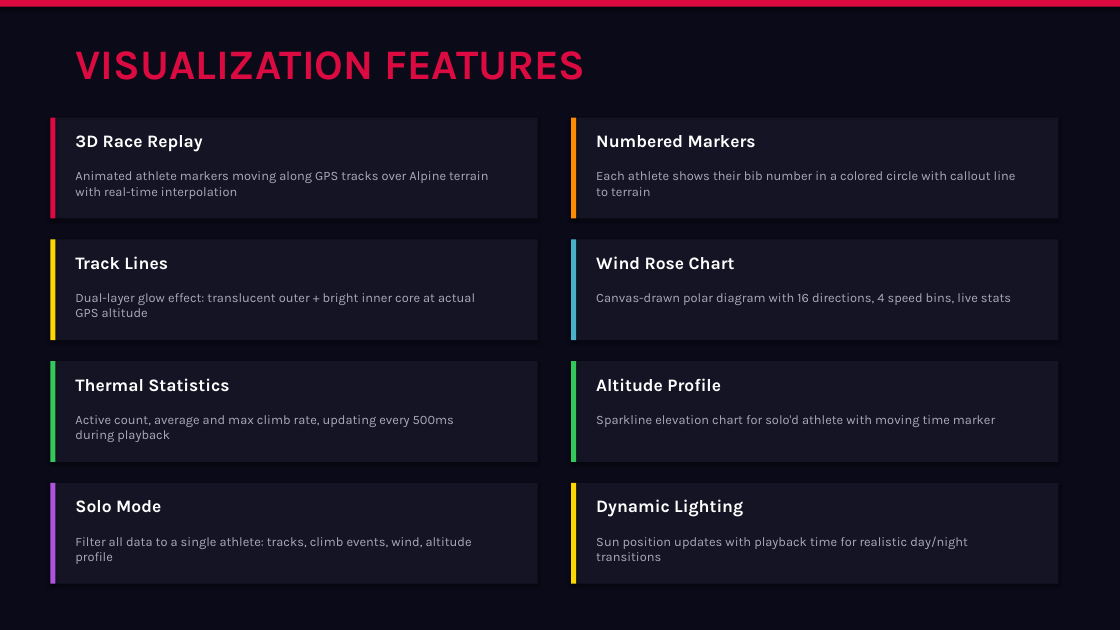
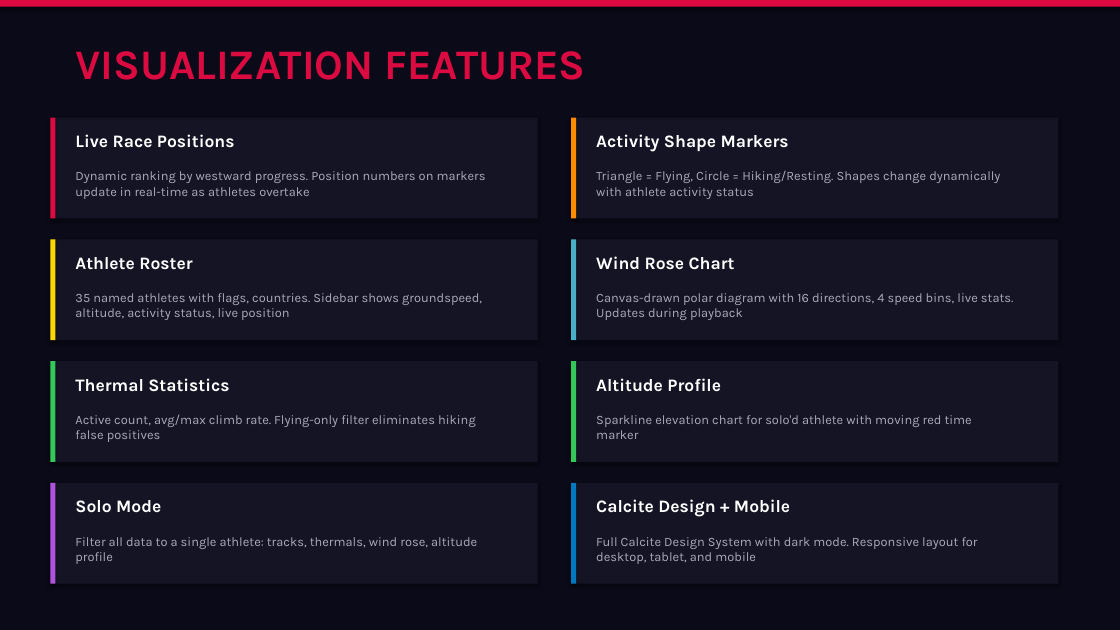
Before and after one commit to garridolecca/redbull-xalps-3d, a slide deck: slide 6 of RedBull_XAlps_2025_Dashboard.pptx. Drawn at 1120x630 pixels with LibreOffice and Linux fonts; fonts in the diff are those of the drawing. Boxes give left, top, right and bottom in pixels: in the first picture for what was removed or moved away, otherwise in the second. Text is boxed around its words. In the diff, an @@ line names an element or a change of style, - is before the commit and + after.

```diff
--- a/RedBull_XAlps_2025_Dashboard.pptx
+++ b/RedBull_XAlps_2025_Dashboard.pptx
@@ text at (75, 134, 235, 148): text changed @@
-3D Race Replay
+Live Race Positions
@@ text at (596, 134, 789, 152): text changed @@
-Numbered Markers
+Activity Shape Markers
@@ text at (75, 171, 486, 199): text changed @@
-Animated athlete markers moving along GPS tracks over Alpine terrain with real-time interpolation
+Dynamic ranking by westward progress. Position numbers on markers update in real-time as athletes overtake
@@ text at (596, 171, 1000, 199): text changed @@
-Each athlete shows their bib number in a colored circle with callout line to terrain
+Triangle = Flying, Circle = Hiking/Resting. Shapes change dynamically with athlete activity status
@@ text at (75, 257, 192, 270): text changed @@
-Track Lines
+Athlete Roster
@@ text at (75, 293, 482, 320): text changed @@
-Dual-layer glow effect: translucent outer + bright inner core at actual GPS altitude
+35 named athletes with flags, countries. Sidebar shows groundspeed, altitude, activity status, live position
@@ text at (596, 293, 1014, 320): text changed @@
-Canvas-drawn polar diagram with 16 directions, 4 speed bins, live stats
+Canvas-drawn polar diagram with 16 directions, 4 speed bins, live stats. Updates during playback
@@ text at (75, 415, 476, 442): text changed @@
-Active count, average and max climb rate, updating every 500ms during playback
+Active count, avg/max climb rate. Flying-only filter eliminates hiking false positives
@@ text at (596, 415, 972, 439): text changed @@
-Sparkline elevation chart for solo'd athlete with moving time marker
+Sparkline elevation chart for solo'd athlete with moving red time marker
@@ rectangle at (571, 483, 576, 584): fill #FFD700 to #0079C1 @@
@@ text at (596, 499, 790, 517): text changed @@
-Dynamic Lighting
+Calcite Design + Mobile
@@ text at (75, 537, 477, 564): text changed @@
-Filter all data to a single athlete: tracks, climb events, wind, altitude profile
+Filter all data to a single athlete: tracks, thermals, wind rose, altitude profile
@@ text at (596, 537, 978, 564): text changed @@
-Sun position updates with playback time for realistic day/night transitions
+Full Calcite Design System with dark mode. Responsive layout for desktop, tablet, and mobile
```
Also in this commit, not shown: 3 other slides changed, 2 other files.
